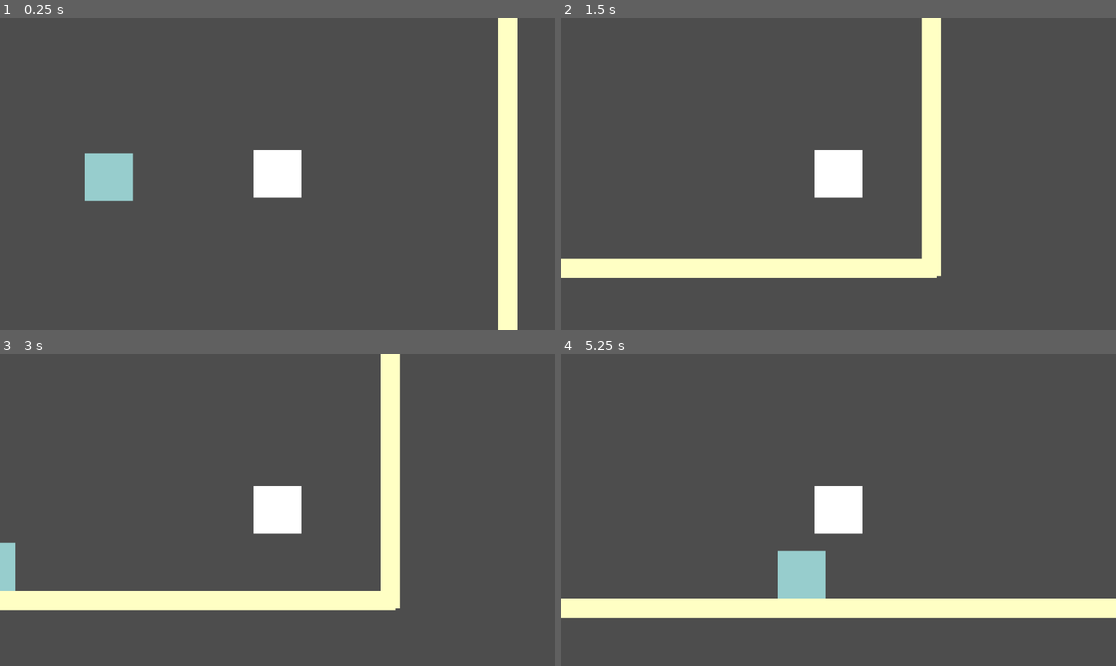
Above: before the commit, frames 1-4 (two rows, left to right).
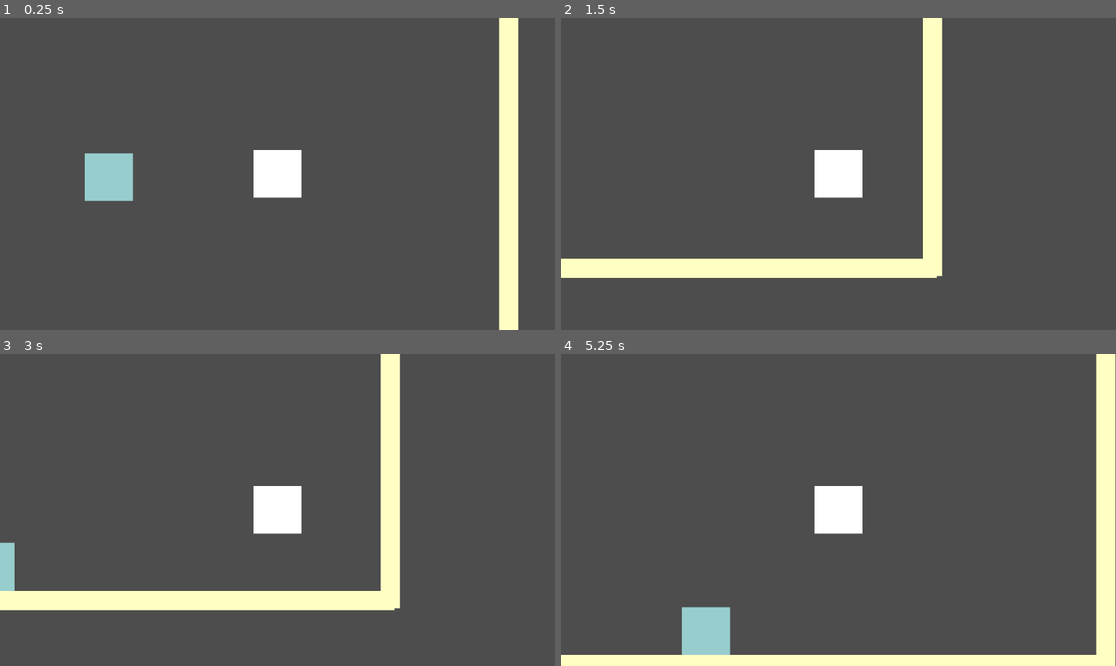
Above: after the commit, the same moments.

Repository: Zandra7/Underchurch
Game: Godot game, scene res://main.tscn
Same seed, same stepped clock (60 frames per second), same inputs: the game is played once before the commit and once after it.
Inputs:
- Up to frame 1 (0.25 s): no input
- Up to frame 2 (1.5 s): tap Enter at 0.5 s; hold D (p1right) from 0.53 s (still down); tap W (p1jump) at 0.6, 0.77, 1.07 s; tap Left (p2left) at 1.35 s
- Up to frame 3 (3 s): tap W (p1jump) at 1.52, 1.55, 1.82, 2.3, 2.85 s; release D (p1right) at 2.03 s; hold A (p1left) 2.03-2.78 s; tap Right (p2right) at 2.1 s; hold D (p1right) from 2.78 s (still down)
- Up to frame 4 (5.25 s): tap W (p1jump) at 3.02, 3.32, 3.77, 3.8, 4.07, 4.52, 4.55, 4.82, 5.1 s; tap Left (p2left) at 3.6 s; release D (p1right) at 4.28 s; hold A (p1left) 4.28-5.03 s; tap Right (p2right) at 4.35 s; hold D (p1right) from 5.03 s (still down)

The runs differ from the first frame. In frame 1, 0.5% of the frame differs, in the area x 89-94%, y 0-100%; in frame 2, 0.4%; in frame 3, less than 0.1%; in frame 4, 15%, in the area x 0-100%, y 0-100%.

Commit message:
La til raycast2D
Spiller vet nå om man treffer vegg på høyre eller venstre side.

Diff:
--- a/Player1.gd
+++ b/Player1.gd
@@ -13,13 +13,21 @@
 	if not is_on_floor():
 		velocity.y += gravity * delta
 
+	if $RayCastRight.is_colliding():
+		print($RayCastRight.get_collider().name)
+		if $RayCastRight.get_collider().name == "Wall":
+			print("collided with wall")
+	elif $RayCastLeft.is_colliding():
+		print($RayCastLeft.get_collider().name)
+		if $RayCastLeft.get_collider().name == "Wall2":
+			print("collided with wall2")
 
 	if Input.is_action_just_pressed("p1jump"):
 		if is_on_floor():
 			velocity.y = JUMP_VELOCITY
 		elif is_on_wall():
-			velocity.y = JUMP_VELOCITY - 100
-			velocity.x = JUMP_VELOCITY - 250
+			velocity.y = JUMP_VELOCITY - 200
+			velocity.x = JUMP_VELOCITY - 50
 			$Timer.start()
 			jumpDelay = true
 			await $Timer.timeout
@@ -37,5 +45,4 @@
 			velocity.x = move_toward(velocity.x, 0, 50)
 
 
-
 	move_and_slide()
--- a/main.tscn
+++ b/main.tscn
@@ -28,6 +28,13 @@
 [node name="Camera2D" type="Camera2D" parent="Player1"]
 
 [node name="Timer" type="Timer" parent="Player1"]
+
+[node name="RayCastRight" type="RayCast2D" parent="Player1"]
+target_position = Vector2(24, 0.6)
+collide_with_areas = true
+
+[node name="RayCastLeft" type="RayCast2D" parent="Player1"]
+target_position = Vector2(-16, 2.08165e-12)
 
 [node name="Player2" type="CharacterBody2D" parent="."]
 position = Vector2(315, 98)
@@ -60,16 +67,16 @@
 scale = Vector2(29.4213, 1)
 color = Color(1, 1, 0.768627, 1)
 
-[node name="StaticBody2D2" type="StaticBody2D" parent="."]
-position = Vector2(1784, -506)
+[node name="Wall" type="StaticBody2D" parent="."]
+position = Vector2(1786, -506)
 rotation = 1.5708
 
-[node name="CollisionShape2D" type="CollisionShape2D" parent="StaticBody2D2"]
+[node name="CollisionShape2D" type="CollisionShape2D" parent="Wall"]
 position = Vector2(574.775, 641)
 scale = Vector2(9.74492, 1.91556)
 shape = SubResource("RectangleShape2D_nf7rb")
 
-[node name="ColorRect" type="ColorRect" parent="StaticBody2D2"]
+[node name="ColorRect" type="ColorRect" parent="Wall"]
 offset_left = -14.0
 offset_top = 621.0
 offset_right = 26.0
@@ -77,16 +84,16 @@
 scale = Vector2(29.4213, 1)
 color = Color(1, 1, 0.768627, 1)
 
-[node name="StaticBody2D3" type="StaticBody2D" parent="."]
+[node name="Wall2" type="StaticBody2D" parent="."]
 position = Vector2(-141, -502)
 rotation = 1.5708
 
-[node name="CollisionShape2D" type="CollisionShape2D" parent="StaticBody2D3"]
+[node name="CollisionShape2D" type="CollisionShape2D" parent="Wall2"]
 position = Vector2(574.775, 641)
 scale = Vector2(9.74492, 1.91556)
 shape = SubResource("RectangleShape2D_nf7rb")
 
-[node name="ColorRect" type="ColorRect" parent="StaticBody2D3"]
+[node name="ColorRect" type="ColorRect" parent="Wall2"]
 offset_left = -14.0
 offset_top = 621.0
 offset_right = 26.0
